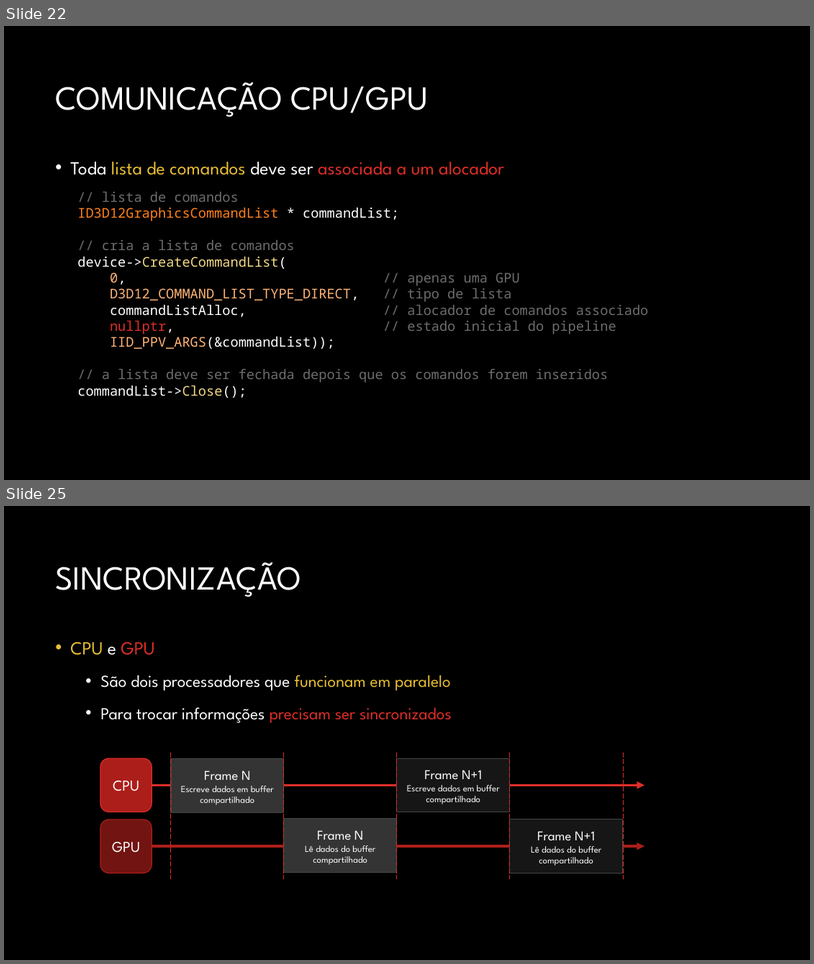
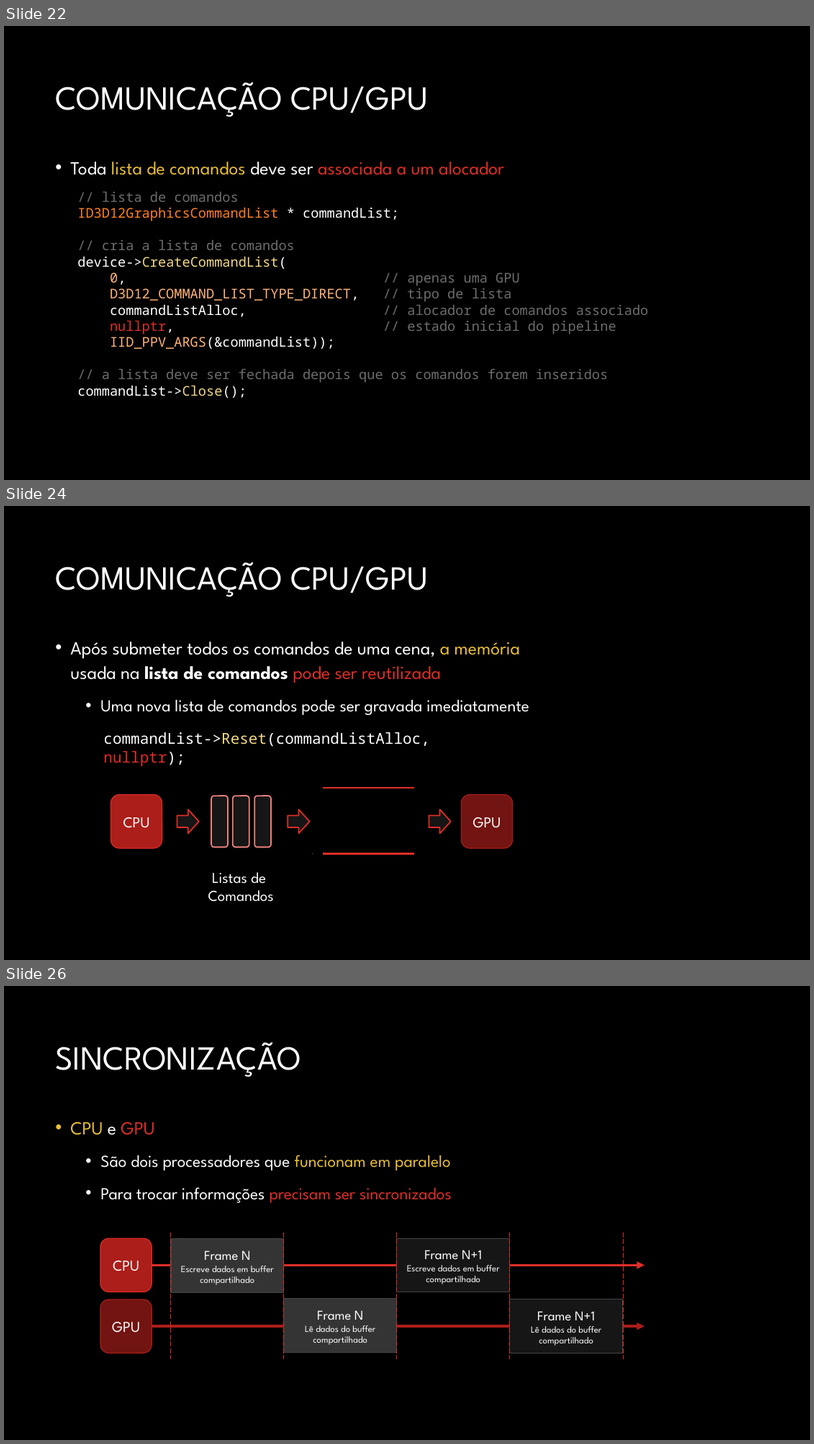
Before and after one commit to JudsonSS/CG, a slide deck: Slides/05. Infraestrutura do DirectX.pptx. Shown one above the other, each under a label of ours: slides 22 and 25 before the commit, slides 22, 24 and 26 after it; the slides between them are not shown. The pictures are 814x964 and 814x1444 pixels, drawn with LibreOffice and Linux fonts; fonts in the diff are those of the drawing; background and template pictures are left out. Boxes give left, top, right and bottom in pixels: in the first picture for what was removed or moved away, otherwise in the second. Text is boxed around its words. In the diff, an @@ line names an element or a change of style, - is before the commit and + after.

```diff
--- a/Slides/05. Infraestrutura do DirectX.pptx
+++ b/Slides/05. Infraestrutura do DirectX.pptx
@@ slide 24 added at <box>4,506,810,960</box>, background #000000 @@
@@ title added at <box>55,562,428,597</box>, 40 pt, text #FFFFFF @@
+COMUNICAÇÃO CPU/GPU
@@ text added at <box>70,641,530,715</box>, 22 pt, text #FFFFFF @@
+• Após submeter todos os comandos de uma cena, a memória
+  usada na lista de comandos pode ser reutilizada
+  • Uma nova lista de comandos pode ser gravada imediatamente
@@ text added at <box>103,732,430,766</box>, 18 pt, text #FFFFFF @@
+commandList->Reset(commandListAlloc, nullptr);
@@ group added at <box>111,788,513,901</box>: 5 rounded rectangles, 3 down arrows, 3 lines, 1 text @@
+GPU
+CPU
+Listas de
+Comandos
@@ what was slide 25 is now slide 26 @@
```
Also in this commit, not shown: 7 slides changed.
